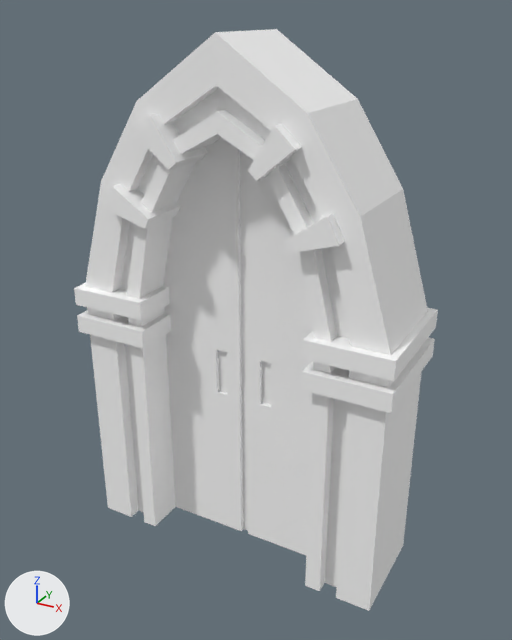
Before and after pictures for a commit that changed the glTF model assets/synty/simple_fantasy/models/SF_Bld_Undead_Castle_Gate_01.glb.
Rendered twice from a camera (50 mm lens) standing at (0.173, -0.307, 0.24) and looking at (0.004, 0.001, 0.086). Arrows for +X, +Y and +Z are at lower left; the lights stay in place. Where no turn or scale is listed for an object, it has been applied to the vertices.

The first picture shows 'SF_Bld_Undead_Castle_GateL', 'SF_Bld_Undead_Castle_GateR', 'SF_Bld_Undead_Castle_Gate_01'.
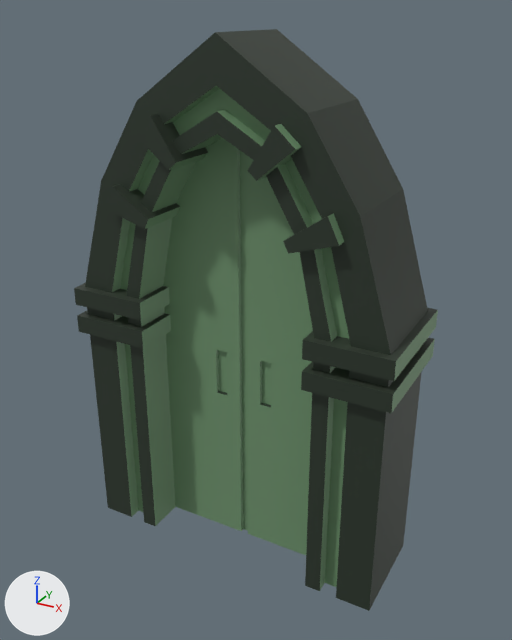
Pixel boxes [x1, y1, x2, y2] of what changed, in the pictures (512 x 640 px):
'SF_Bld_Undead_Castle_Gate_01', surface changed (grey to black)
    both: [74, 29, 438, 611]
'SF_Bld_Undead_Castle_GateL', surface changed (grey to green)
    both: [163, 138, 246, 531]
'SF_Bld_Undead_Castle_GateR', surface changed (grey to green)
    both: [244, 154, 313, 555]

Edits to the bpy script that builds the scene:
```text
Add img_undead_footman_01:
    img_undead_footman_01 = load_image('Undead_Footman_01', '_unpacked/Undead_Footman_01', 512, 512, 'sRGB')
Change mat_lambert1:
    remove mat_lambert1.base_color = (1.0, 1.0, 1.0)  # white #ffffff
    add mat_lambert1.texture = img_undead_footman_01
```
